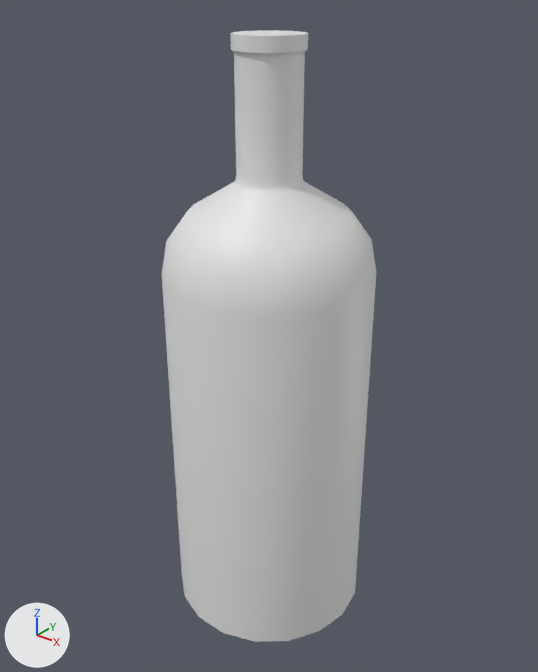
An edit to the FBX model Assets/ART/Meshes/KITCHEN/SM_Bottle.fbx, drawn before and after from the same camera.
One viewpoint serves both versions: a 50 mm camera at (0.305, -0.382, 0.461) aimed at (-0.003, 0.003, 0.223). Lighting does not change. The marker at lower left points along +X, +Y and +Z. The older version comes first. Where no turn or scale is listed for an object, it has been applied to the vertices.

The first picture shows 'Sm_Bottle'.
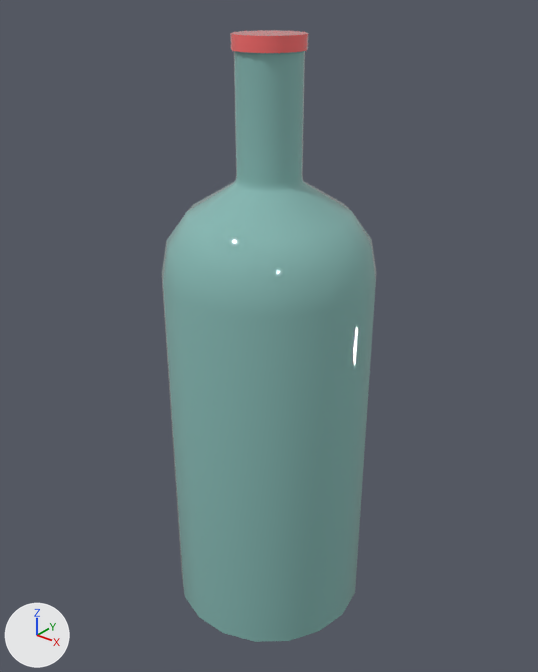
Pixel boxes [x1, y1, x2, y2] of what changed, in the pictures (538 x 672 px):
part 1 of me_mesh, recoloured (white to cyan): [162, 51, 376, 642] in both
part 2 of me_mesh, recoloured (white to red): [230, 30, 308, 53] in both

Diff of the bpy script that builds the scene:
```diff
--- a/Assets/ART/Meshes/KITCHEN/SM_Bottle.fbx.py
+++ b/Assets/ART/Meshes/KITCHEN/SM_Bottle.fbx.py
@@ mat_m_glass @@
+mat_m_glass = principled_material('M_Glass')
+mat_m_glass.base_color = (0.25, 0.5, 0.468)  # cyan #89bcb6
+mat_m_glass.roughness = 0.0
@@ mat_m_cork @@
+mat_m_cork = principled_material('M_Cork')
+mat_m_cork.base_color = (1.0, 0.165, 0.165)  # red #ff7171
+mat_m_cork.roughness = 0.0
@@ me_mesh @@
 me_mesh.from_pydata(...)  # 200 vertices, 198 faces; spans x -0.075..0.075, y -0.074..0.074, z 0.0..0.429
 # used by ob_sm_bottle; location = (0.0, 0.0, 0.0)
+# me_mesh part 1: all 162 faces centred in x -0.073..0.073, y -0.074..0.074, z 0.0..0.422 switch from no material to mat_m_glass (cyan #89bcb6)
+# me_mesh part 2: all 36 faces centred in x -0.023..0.023, y -0.023..0.023, z 0.425..0.429 switch from no material to mat_m_cork (red #ff7171)
```
